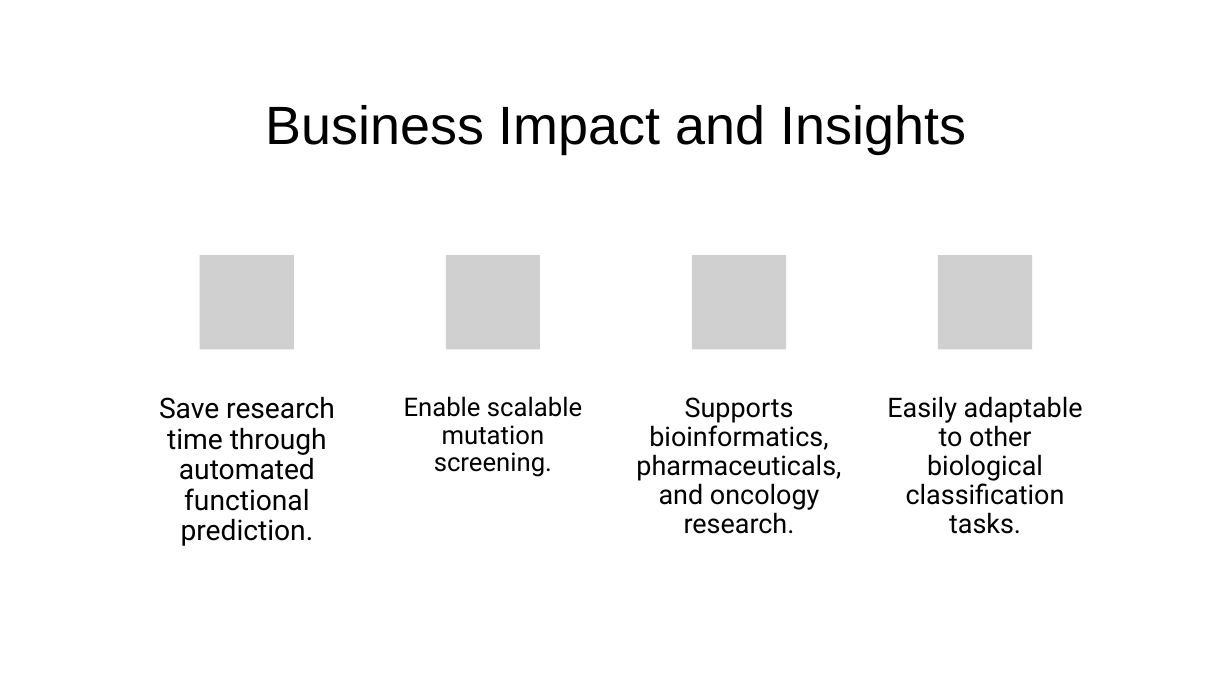
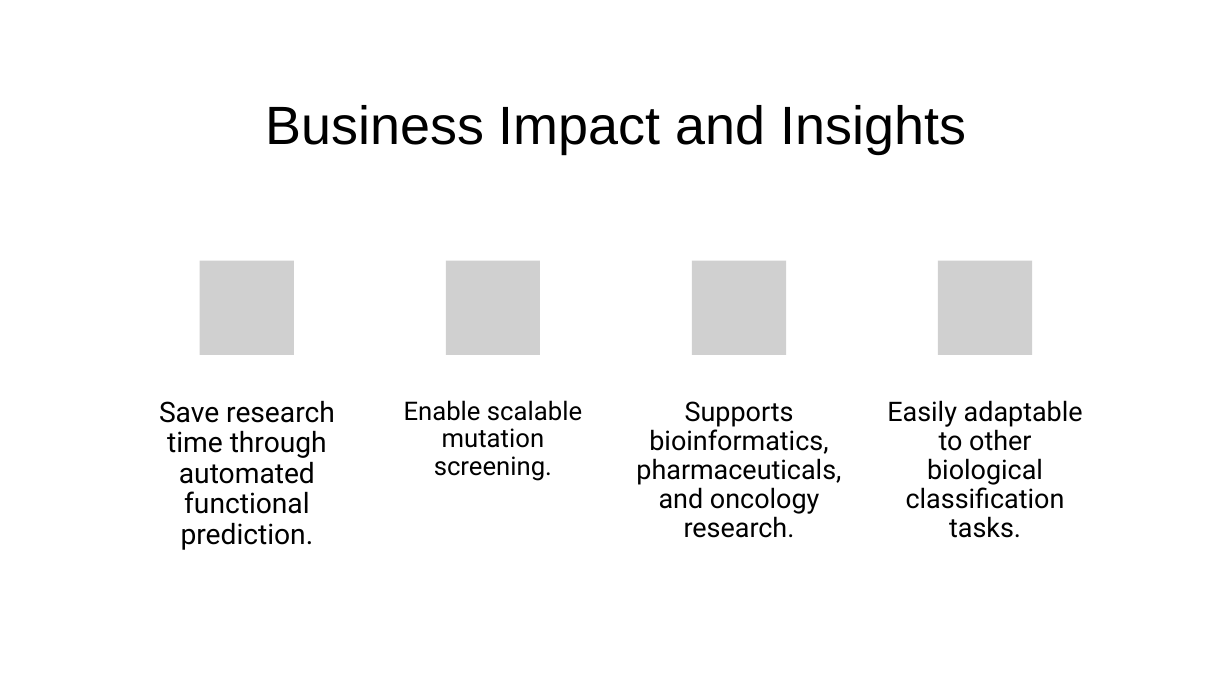
Before and after one commit to MasterBiswal/USD-Term1-AppliedAI-GroupSynergy, a slide deck: slide 8 of presentation/Presentation.pptx. Drawn at 1232x693 pixels with LibreOffice and Linux fonts; fonts in the diff are those of the drawing; grey boxes stand for pictures. Boxes give left, top, right and bottom in pixels: in the first picture for what was removed or moved away, otherwise in the second. Text is boxed around its words. In the diff, an @@ line names an element or a change of style, - is before the commit and + after.

```diff
--- a/presentation/Presentation.pptx
+++ b/presentation/Presentation.pptx
@@ 4 pictures: place and size @@
-4 pictures at box(200, 255, 1032, 349)
+4 pictures at box(200, 261, 1032, 355)
@@ text "Save research time through automated ...": place and size @@
-text "Save research time through automated ..." at box(159, 396, 335, 546)
+text "Save research time through automated ..." at box(159, 400, 335, 550)
@@ text "Enable scalable mutation screening.": place and size @@
-text "Enable scalable mutation screening." at box(404, 396, 582, 477)
+text "Enable scalable mutation screening." at box(404, 400, 582, 481)
@@ text "Supports bioinformatics, pharmaceuticals, and oncology ...": place and size @@
-text "Supports bioinformatics, pharmaceuticals, and oncology ..." at box(636, 397, 841, 534)
+text "Supports bioinformatics, pharmaceuticals, and oncology ..." at box(636, 401, 841, 538)
@@ text "Easily adaptable to other biological ...": place and size @@
-text "Easily adaptable to other biological ..." at box(887, 396, 1083, 534)
+text "Easily adaptable to other biological ..." at box(887, 400, 1083, 538)
```
Also in this commit, not shown: 2 other slides changed.
